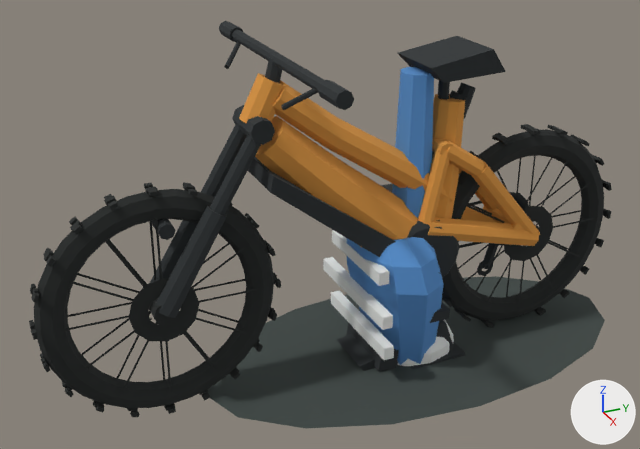
The Blender file contrib/workout-game-assets/blender/sources/WG_RiderBike.blend as it was, and as the next commit left it.
The view is the same before and after, from a camera (50 mm lens) standing at (2.34, -1.38, 1.71) and looking at (-0.06, -0.3, 0.51). The lights are fixed; the arrows at lower right show +X, +Y and +Z. The older version comes first.

In view in the first picture: 'GEO_BikeComponents_LOD0', 'GEO_Fork_LOD0', 'GEO_FrontWheel_LOD0', 'GEO_HelmetAccent_LOD0', 'GEO_Helmet_LOD0', 'GEO_JerseyAccent_LOD0', 'GEO_Limb_LOD0', 'GEO_MainFrame_LOD0', 'GEO_RearShock_LOD0', 'GEO_RearWheel_LOD0', 'GEO_Shadow_LOD0', 'GEO_Swingarm_LOD0', 'GEO_Torso_LOD0' and 3 more.
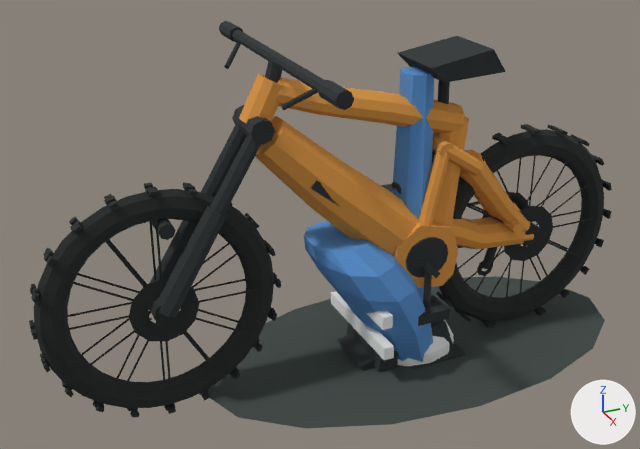
What differs and where, as boxes (x1, y1, x2, y2) in the pictures (640 x 449 px; the box of a moved part takes in the faces that stretch with it):
'GEO_MainFrame_LOD0', reshaped: before (239, 73, 465, 247); after (239, 73, 469, 288)
'GEO_Torso_LOD0', reshaped: before (346, 237, 444, 365); after (304, 221, 433, 362)
'GEO_Swingarm_LOD0', reshaped (8% taller): before (418, 139, 540, 246); after (419, 133, 534, 249)
'GEO_RearShock_LOD0', reshaped (mostly hidden afterwards): before (432, 82, 476, 159); after (392, 151, 435, 194)
part 1 of me_geo_mainframe_lod0, rebuilt (53% shorter): before (273, 80, 456, 202); after (276, 77, 465, 134)
part 2 of me_geo_mainframe_lod0, added (orange): after (393, 222, 458, 288)
part 3 of me_geo_mainframe_lod0, moved or reshaped: before (433, 94, 465, 219); after (433, 117, 469, 226)
part 4 of me_geo_swingarm_lod0, added (orange): after (451, 217, 534, 249)
part 5 of me_geo_swingarm_lod0, moved or reshaped: before (418, 140, 540, 246); after (419, 142, 531, 232)
part 6 of me_geo_rearshock_lod0, moved or reshaped (mostly hidden afterwards): before (449, 82, 476, 119); after (392, 181, 401, 194)
part 7 of me_geo_bikecomponents_lod0, moved or reshaped: before (407, 220, 459, 278); after (406, 237, 448, 278)
part 8 of me_geo_bikecomponents_lod0, moved or reshaped (mostly hidden afterwards): before (248, 157, 396, 257); after (311, 180, 340, 207)
part 9 of me_geo_torso_lod0, moved or reshaped (mostly hidden before): before (397, 237, 412, 240); after (304, 221, 368, 251)
part 10 of me_geo_torso_lod0, moved or reshaped: before (347, 237, 436, 267); after (304, 237, 395, 277)
part 11 of me_geo_torso_lod0, moved or reshaped: before (346, 242, 443, 295); after (306, 250, 415, 302)
part 12 of me_geo_torso_lod0, moved or reshaped: before (347, 264, 444, 365); after (322, 274, 433, 362)
'GEO_JerseyAccent_LOD0', unchanged, covered by the edit: before (323, 230, 394, 360); after (331, 291, 394, 360)

The change, as a list of edits to the scene's bpy script:
```text
Change me_geo_mainframe_lod0:
    used by ob_geo_mainframe_lod0; parent = ob_root_riderbike; location = (0.0, 0.0, 0.0)
    remove me_geo_mainframe_lod0.from_pydata(...)  # 160 vertices, 300 faces; spans x -0.11..0.11, y -0.584..0.172, z 0.322..1.046
    add me_geo_mainframe_lod0.from_pydata(...)  # 176 vertices, 328 faces; spans x -0.11..0.11, y -0.584..0.192, z 0.285..1.046
    me_geo_mainframe_lod0 part 1: the loose piece of 42 vertices spanning x -0.072..0.072, y -0.507..0.147, z 0.528..1.021 is rebuilt with 42 vertices and now spans x -0.06..0.06, y -0.492..0.158, z 0.777..1.032
    me_geo_mainframe_lod0 part 2: a new loose piece of 16 vertices spanning x -0.11..0.11, y -0.125..0.125, z 0.285..0.525, in mat_mat_frame_highvizamber (orange #dd9742)
    me_geo_mainframe_lod0 part 3: 31 vertices removed from x -0.078..0.078, y 0.004..0.172, z 0.419..0.904; 31 vertices added at x -0.084..0.084, y 0.0..0.192, z 0.417..0.844
Change me_geo_swingarm_lod0:
    used by ob_geo_swingarm_lod0; parent = ob_root_riderbike; location = (0.0, 0.0, 0.0)
    remove me_geo_swingarm_lod0.from_pydata(...)  # 180 vertices, 320 faces; spans x -0.116..0.116, y -0.021..0.479, z 0.341..0.781
    add me_geo_swingarm_lod0.from_pydata(...)  # 172 vertices, 312 faces; spans x -0.102..0.102, y -0.018..0.483, z 0.336..0.781
    me_geo_swingarm_lod0 part 4: a new loose piece of 32 vertices spanning x -0.082..0.082, y -0.016..0.458, z 0.336..0.547, in mat_mat_frame_highvizamber (orange #dd9742)
    me_geo_swingarm_lod0 part 5: 134 vertices removed from x -0.116..0.116, y -0.021..0.479, z 0.341..0.78; 94 vertices added at x -0.102..0.102, y -0.018..0.483, z 0.351..0.777
Change me_geo_rearshock_lod0:
    used by ob_geo_rearshock_lod0; parent = ob_root_riderbike; location = (0.0, 0.0, 0.0)
    remove me_geo_rearshock_lod0.from_pydata(...)  # 68 vertices, 120 faces; spans x -0.045..0.045, y 0.025..0.216, z 0.67..0.942
    add me_geo_rearshock_lod0.from_pydata(...)  # 68 vertices, 120 faces; spans x -0.045..0.045, y -0.069..0.205, z 0.502..0.762
    me_geo_rearshock_lod0 part 6: 59 of 68 vertices moved; they spanned x -0.034..0.034, y 0.057..0.216, z 0.743..0.942 and now span x -0.034..0.034, y -0.069..0.095, z 0.502..0.762; mean shift (0.0, -0.132, -0.23); largest move (0.0, 0.14, 0.92) -> (0.0, 0.019, 0.502)
Change me_geo_bikecomponents_lod0:
    where me_geo_bikecomponents_lod0.from_pydata(...)  # 352 vertices, 540 faces; spans x -0.45..0.45, y -0.546..0.563, z 0.156..1.11
    used by ob_geo_bikecomponents_lod0; parent = ob_root_riderbike; location = (0.0, 0.0, 0.0)
    me_geo_bikecomponents_lod0 part 7: the loose piece of 66 vertices spanning x -0.11..0.11, y -0.13..0.14, z 0.28..0.53 is scaled about its middle by (1.04, 0.667, 0.656)
    me_geo_bikecomponents_lod0 part 8: 8 of 352 vertices moved; they spanned x -0.112..0.112, y -0.535..-0.07, z 0.39..0.775 and now span x -0.088..0.088, y -0.395..-0.075, z 0.47..0.73; mean shift (0.0, 0.071, 0.015); largest move (-0.112, -0.525, 0.775) -> (-0.088, -0.38, 0.73)
Change me_geo_torso_lod0:
    used by ob_geo_torso_lod0; parent = ob_root_riderbike; location = (0.0, 0.0, 0.0)
    remove me_geo_torso_lod0.from_pydata(...)  # 52 vertices, 100 faces; spans x -0.23..0.23, y -0.203..0.089, z 0.0..0.49
    add me_geo_torso_lod0.from_pydata(...)  # 52 vertices, 100 faces; spans x -0.23..0.23, y -0.37..0.1, z 0.0..0.49
    me_geo_torso_lod0 part 9: all 11 vertices in x -0.12..0.12, y -0.18..0.02, z 0.49 are moved by (0.0, -0.19, 0.0)
    me_geo_torso_lod0 part 10: all 10 vertices in x -0.205..0.205, y -0.203..0.053, z 0.43 are moved by (0.0, -0.15, 0.0)
    me_geo_torso_lod0 part 11: all 10 vertices in x -0.23..0.23, y -0.198..0.078, z 0.34 are moved by (0.0, -0.105, 0.0)
    me_geo_torso_lod0 part 12: all 10 vertices in x -0.185..0.185, y -0.159..0.089, z 0.18 are moved by (0.0, -0.035, 0.0)
    other edits to the shape of me_geo_torso_lod0 do not show in these pictures
```
